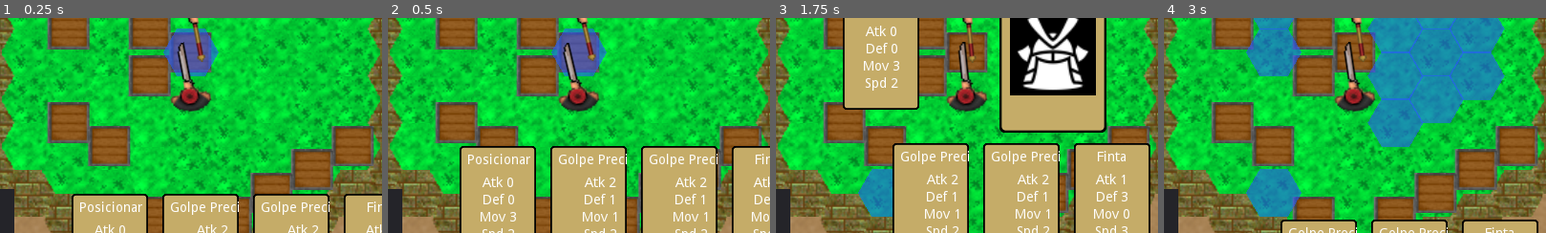
Above: before the commit, frames 1-4 (left to right).
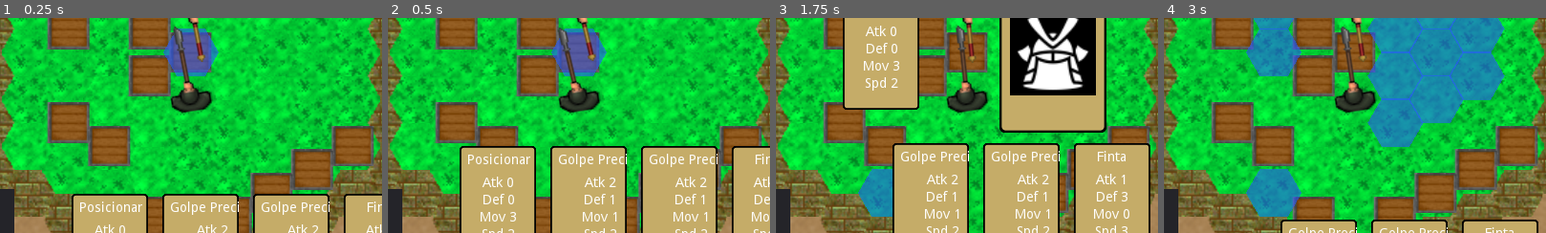
Above: after the commit, the same moments.

Repository: AndreMicheletti/samurai-hex-game
Game: Godot game, scene res://scenes/Game.tscn
Two runs of this game, one before a commit and one after it. Both use one fixed random seed, a clock stepped at 60 frames per second and the inputs below.
Inputs (mouse positions are % of the whole screen's width and height, from its top left):
- Up to frame 1 (0.25 s): no input
- Up to frame 2 (0.5 s): no input
- Up to frame 3 (1.75 s): move the mouse to (39, 85) at 0.52 s; click (39, 85) at 0.67 s; move the mouse to (45, 84) at 1.27 s; click (45, 84) at 1.42 s
- Up to frame 4 (3 s): move the mouse to (57, 84) at 2.02 s; click (57, 84) at 2.17 s; move the mouse to (69, 99) at 2.77 s; click (69, 99) at 2.92 s
The pictures show only the part of the screen within x 25-75%, y 42-92%; the shares and areas given below are measured in that part.

The runs differ from the first frame. In frame 1, 1.2% of the frame differs, in the area x 44-56%, y 4-45%; in frame 2, 1.2%; in frame 3, 1.2%; in frame 4, 1.2%.

Commit message:
added fall animation

Diff:
--- a/scenes/characters/Enemy.tscn
+++ b/scenes/characters/Enemy.tscn
@@ -395,6 +395,45 @@
 }
 
 [sub_resource type="Animation" id=8]
+resource_name = "fall"
+tracks/0/type = "value"
+tracks/0/path = NodePath("Pivot/character:scale")
+tracks/0/interp = 1
+tracks/0/loop_wrap = true
+tracks/0/imported = false
+tracks/0/enabled = true
+tracks/0/keys = {
+"times": PoolRealArray( 0, 1 ),
+"transitions": PoolRealArray( 1, 1 ),
+"update": 0,
+"values": [ Vector2( 1, 1 ), Vector2( 0.1, 0.1 ) ]
+}
+tracks/1/type = "value"
+tracks/1/path = NodePath("Pivot/character/Position2D:position")
+tracks/1/interp = 1
+tracks/1/loop_wrap = true
+tracks/1/imported = false
+tracks/1/enabled = true
+tracks/1/keys = {
+"times": PoolRealArray( 0, 0.7, 1 ),
+"transitions": PoolRealArray( 1, 1, 1 ),
+"update": 0,
+"values": [ Vector2( 0, -7 ), Vector2( -13.247, 1.06338 ), Vector2( -13.247, 1.06338 ) ]
+}
+tracks/2/type = "value"
+tracks/2/path = NodePath("Pivot/character/Position2D:rotation_degrees")
+tracks/2/interp = 1
+tracks/2/loop_wrap = true
+tracks/2/imported = false
+tracks/2/enabled = true
+tracks/2/keys = {
+"times": PoolRealArray( 0, 0.7, 1 ),
+"transitions": PoolRealArray( 1, 1, 1 ),
+"update": 0,
+"values": [ 0.0, -48.8899, -48.8899 ]
+}
+
+[sub_resource type="Animation" id=9]
 tracks/0/type = "value"
 tracks/0/path = NodePath("Pivot/character:position")
 tracks/0/interp = 1
@@ -561,8 +600,9 @@
 anims/dash2 = SubResource( 5 )
 anims/defend = SubResource( 6 )
 anims/dodge = SubResource( 7 )
-anims/hit = SubResource( 8 )
-anims/idle = SubResource( 9 )
+anims/fall = SubResource( 8 )
+anims/hit = SubResource( 9 )
+anims/idle = SubResource( 10 )
 
 [node name="Tween" type="Tween" parent="."]
 
--- a/scenes/characters/Player.tscn
+++ b/scenes/characters/Player.tscn
@@ -1,10 +1,10 @@
-[gd_scene load_steps=21 format=2]
+[gd_scene load_steps=22 format=2]
 
 [ext_resource path="res://scripts/Character.gd" type="Script" id=1]
 [ext_resource path="res://resources/decks/samurai_deck.tres" type="Resource" id=2]
 [ext_resource path="res://graphics/characters/sabre_hand.png" type="Texture" id=3]
 [ext_resource path="res://graphics/characters/samurai.png" type="Texture" id=4]
-[ext_resource path="res://resources/classes/samurai.tres" type="Resource" id=5]
+[ext_resource path="res://resources/classes/elite.tres" type="Resource" id=5]
 [ext_resource path="res://graphics/particles/twirl_01.png" type="Texture" id=6]
 [ext_resource path="res://graphics/particles/flame_01.png" type="Texture" id=7]
 
@@ -394,6 +394,45 @@
 "values": [ 0.0, -65.4082, -65.4082, 0.0 ]
 }
 
+[sub_resource type="Animation" id=14]
+resource_name = "fall"
+tracks/0/type = "value"
+tracks/0/path = NodePath("Pivot/character:scale")
+tracks/0/interp = 1
+tracks/0/loop_wrap = true
+tracks/0/imported = false
+tracks/0/enabled = true
+tracks/0/keys = {
+"times": PoolRealArray( 0, 1 ),
+"transitions": PoolRealArray( 1, 1 ),
+"update": 0,
+"values": [ Vector2( 1, 1 ), Vector2( 0.1, 0.1 ) ]
+}
+tracks/1/type = "value"
+tracks/1/path = NodePath("Pivot/character/Position2D:position")
+tracks/1/interp = 1
+tracks/1/loop_wrap = true
+tracks/1/imported = false
+tracks/1/enabled = true
+tracks/1/keys = {
+"times": PoolRealArray( 0, 0.7, 1 ),
+"transitions": PoolRealArray( 1, 1, 1 ),
+"update": 0,
+"values": [ Vector2( 0, -7 ), Vector2( -13.247, 1.06338 ), Vector2( -13.247, 1.06338 ) ]
+}
+tracks/2/type = "value"
+tracks/2/path = NodePath("Pivot/character/Position2D:rotation_degrees")
+tracks/2/interp = 1
+tracks/2/loop_wrap = true
+tracks/2/imported = false
+tracks/2/enabled = true
+tracks/2/keys = {
+"times": PoolRealArray( 0, 0.7, 1 ),
+"transitions": PoolRealArray( 1, 1, 1 ),
+"update": 0,
+"values": [ 0.0, -48.8899, -48.8899 ]
+}
+
 [sub_resource type="Animation" id=8]
 tracks/0/type = "value"
 tracks/0/path = NodePath("Pivot/character:position")
@@ -532,17 +571,17 @@
 "values": [ Vector2( 0, 0 ), Vector2( 0, 0 ) ]
 }
 
+[sub_resource type="CanvasItemMaterial" id=10]
+blend_mode = 1
+
+[sub_resource type="Gradient" id=11]
+offsets = PoolRealArray( 0, 0.84106, 1 )
+colors = PoolColorArray( 1, 0.238281, 0.238281, 1, 1, 0.658824, 0.00392157, 1, 0, 0, 0, 1 )
+
 [sub_resource type="CanvasItemMaterial" id=12]
 blend_mode = 1
 
 [sub_resource type="Gradient" id=13]
-offsets = PoolRealArray( 0, 0.84106, 1 )
-colors = PoolColorArray( 1, 0.238281, 0.238281, 1, 1, 0.658824, 0.00392157, 1, 0, 0, 0, 1 )
-
-[sub_resource type="CanvasItemMaterial" id=10]
-blend_mode = 1
-
-[sub_resource type="Gradient" id=11]
 offsets = PoolRealArray( 0, 0.529801, 0.993378 )
 colors = PoolColorArray( 0.779888, 0.914062, 0.44989, 1, 0.280487, 0.680671, 0.710938, 1, 0, 0, 0, 1 )
 
@@ -560,6 +599,7 @@
 anims/dash2 = SubResource( 5 )
 anims/defend = SubResource( 6 )
 anims/dodge = SubResource( 7 )
+anims/fall = SubResource( 14 )
 anims/hit = SubResource( 8 )
 anims/idle = SubResource( 9 )
 
--- a/scripts/Character.gd
+++ b/scripts/Character.gd
@@ -90,11 +90,11 @@
 	print(hex_pos, " ATTACKED FROM ", attacker_hex_pos, "  // DIR IS ", dir)
 	var aux
 	if abs(dir.x) == 0 and abs(dir.y) != 0:
-		aux = Vector2(0, dir.y * 1)
+		aux = Vector2(0, dir.y)
 	elif abs(dir.y) == 0 and abs(dir.x) != 0:
-		aux = Vector2(dir.x * 1, 0)
+		aux = Vector2(dir.x, 0)
 	elif abs(dir.x) != 0 and abs(dir.y) != 0:
-		aux = Vector2(dir.x * 1, dir.y * 1)
+		aux = Vector2(dir.x, dir.y)
 
 	var dest = Vector2(hex_pos.x - aux.x, hex_pos.y - aux.y)
 	var goto_pos = world.get_grid().get_hex_center(dest)
@@ -106,6 +106,8 @@
 	if world.is_obstacle(dest):
 		# got pushed to an obstacle
 		print(name, " PUSHED TO OBSTACLE")
+		play("fall")
+		yield($anim, "animation_finished")
 		defeat()
 
 func on_select_card(card_res : CardResource):
Not shown: 6 places in scenes/characters/Enemy.tscn that only renumber resources
Not shown: 3 places in scenes/characters/Player.tscn that only renumber resources
